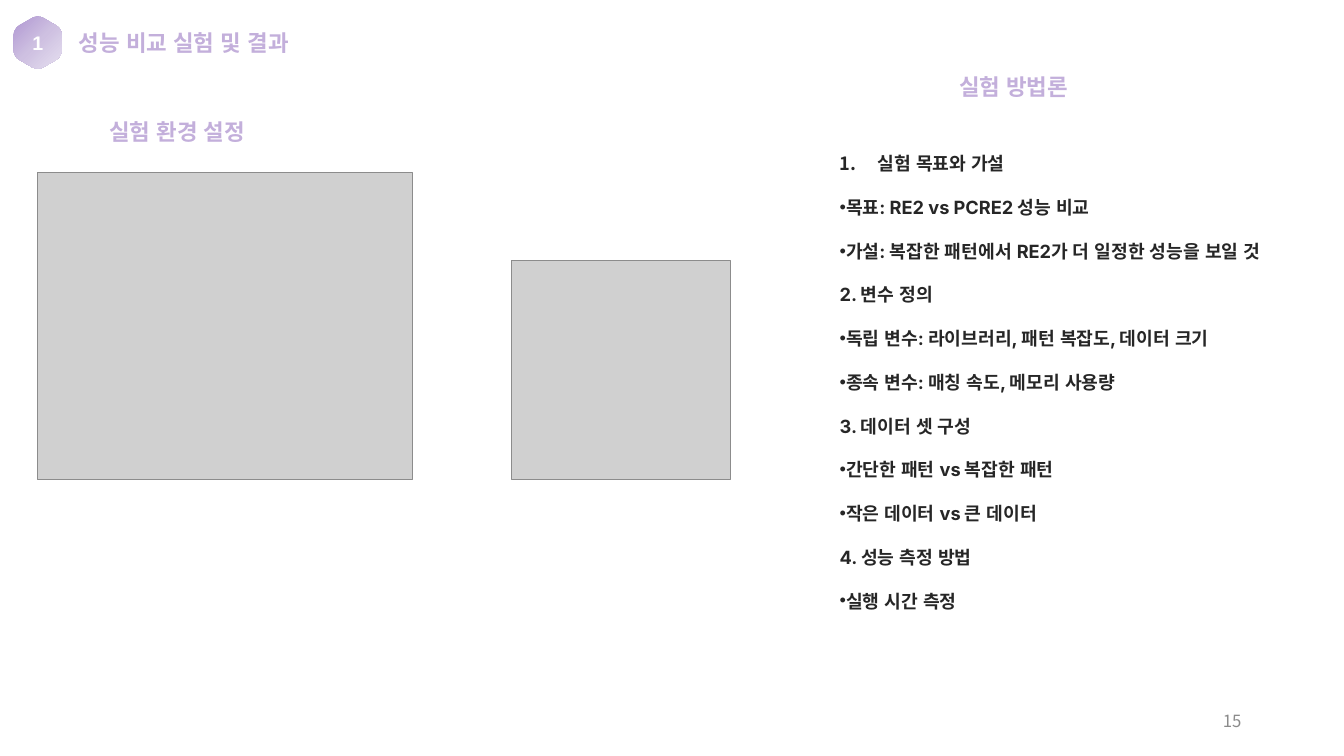
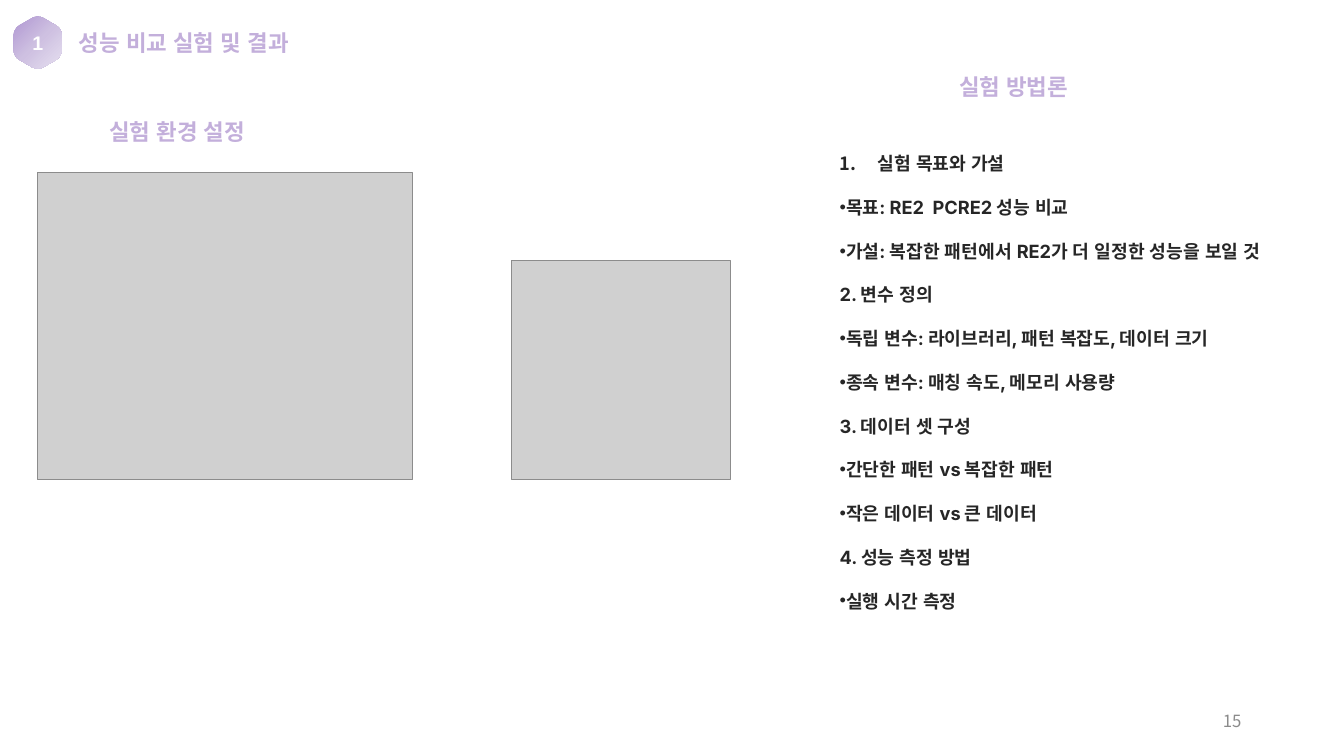
Before and after one commit to synm4/RE2-PCRE2-RegexBench, a slide deck: slide 15 of 정규표현식 라이브러리 성능 비교 (RegexBench) 프로그램 매뉴얼.pptx. Drawn at 1344x756 pixels with LibreOffice and Linux fonts; fonts in the diff are those of the drawing; grey boxes stand for pictures. Boxes give left, top, right and bottom in pixels: in the first picture for what was removed or moved away, otherwise in the second. Text is boxed around its words. In the diff, an @@ line names an element or a change of style, - is before the commit and + after.

```diff
--- a/정규표현식 라이브러리 성능 비교 (RegexBench) 프로그램 매뉴얼.pptx
+++ b/정규표현식 라이브러리 성능 비교 (RegexBench) 프로그램 매뉴얼.pptx
@@ text at bbox=[846, 198, 1068, 216]: text changed @@
-• 목표: RE2 vs PCRE2 성능 비교
+• 목표: RE2 PCRE2 성능 비교
```
Also in this commit, not shown: 11 other slides changed.
